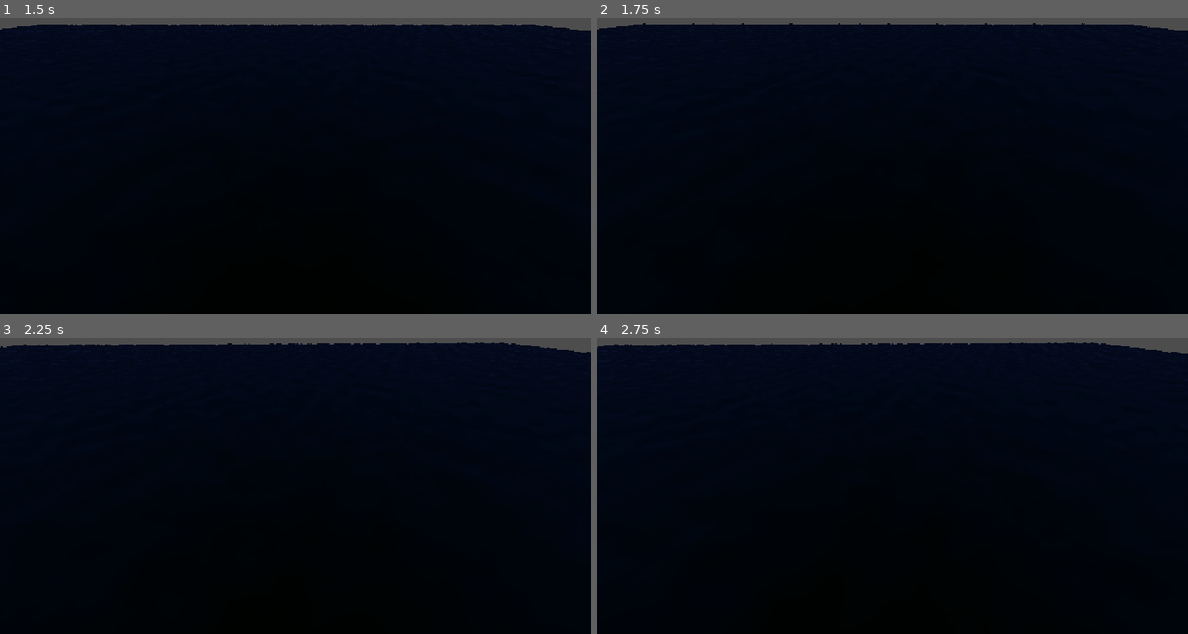
Above: before the commit, frames 1-4 (two rows, left to right).
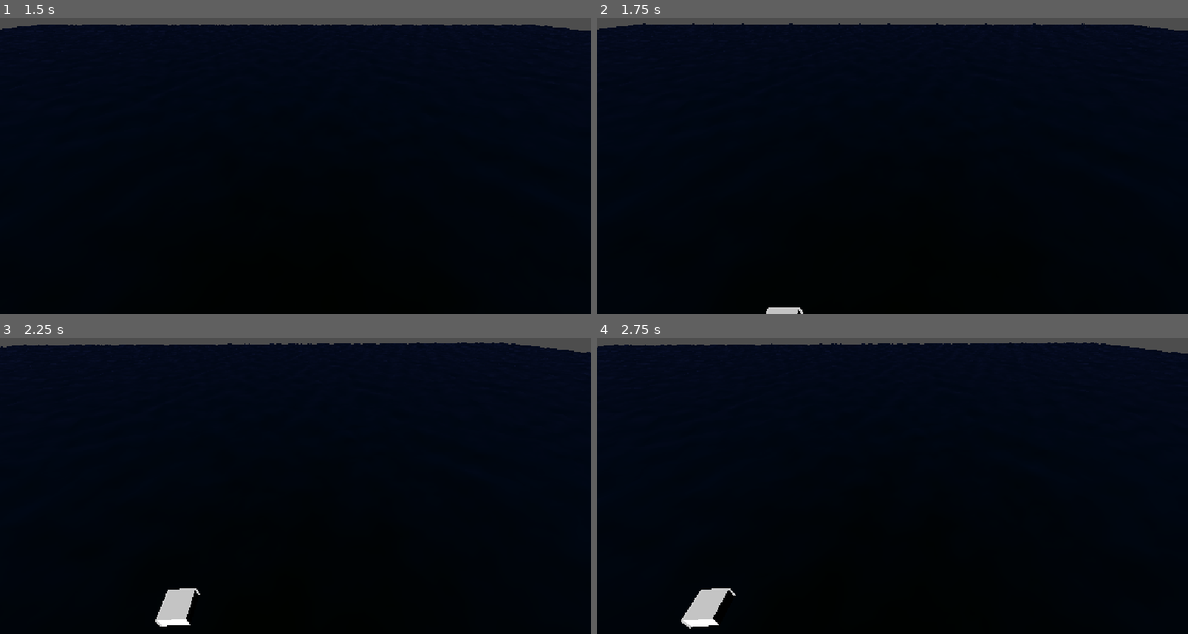
Above: after the commit, the same moments.

Repository: shotgoose/battleship
Game: Godot game, scene res://mesh_instance_3d.tscn
The game is run twice, just before and just after one commit, with the same random seed, the same clock (stepped at 60 frames per second) and the same inputs.
Inputs:
- Up to frame 1 (1.5 s): hold D (right) 0.53-1.28 s; tap E (rotate ccw) at 0.6 s; hold Down (down) from 1.28 s (still down); tap Q (rotate cw) at 1.35 s
- Up to frame 2 (1.75 s): keep holding Down (down)
- Up to frame 3 (2.25 s): release Down (down) at 2.03 s; hold D (right) from 2.03 s (still down); tap E (rotate ccw) at 2.1 s
- Up to frame 4 (2.75 s): keep holding D (right)

Frame 1 is identical in both runs. In frame 2, 0.1% of the frame differs, in the area x 28-35%, y 97-100%; in frame 3, 0.6%; in frame 4, 0.7%, in the area x 14-24%, y 84-99%.
Error after the commit: Parse Error: Cannot find member "input_ray" in base "CollisionObject3D". (res://ship_collision.gd:6)

Commit message:
Outline shader

Diff:
--- a/mesh_instance_3d.tscn
+++ b/mesh_instance_3d.tscn
@@ -2,6 +2,9 @@
 
 [ext_resource type="Shader" uid="uid://fqrxw7ri86t7" path="res://water_shader.gdshader" id="1_yvhtj"]
 [ext_resource type="Script" uid="uid://dfbuk8jt2h17a" path="res://camera_rig.gd" id="2_etjlb"]
+[ext_resource type="Script" uid="uid://do5w1w2ln60kr" path="res://ship_collision.gd" id="2_gw35f"]
+[ext_resource type="Shader" uid="uid://cg10u8q58xf10" path="res://outline_shader.gdshader" id="3_gw35f"]
+[ext_resource type="Script" uid="uid://b8akq3bbjnkur" path="res://selection_controller.gd" id="5_hbm4x"]
 
 [sub_resource type="FastNoiseLite" id="FastNoiseLite_aq2ne"]
 
@@ -29,7 +32,17 @@
 
 [sub_resource type="BoxShape3D" id="BoxShape3D_d6hw4"]
 
+[sub_resource type="ShaderMaterial" id="ShaderMaterial_hbm4x"]
+render_priority = 0
+shader = ExtResource("3_gw35f")
+shader_parameter/outline_width = 1.08400000399
+shader_parameter/outline_color = Color(0.8, 0.8, 0.8, 1)
+
+[sub_resource type="StandardMaterial3D" id="StandardMaterial3D_gw35f"]
+next_pass = SubResource("ShaderMaterial_hbm4x")
+
 [sub_resource type="BoxMesh" id="BoxMesh_7y7d4"]
+material = SubResource("StandardMaterial3D_gw35f")
 
 [node name="WaterMesh" type="MeshInstance3D" unique_id=1040135878]
 mesh = SubResource("PlaneMesh_7y7d4")
@@ -38,15 +51,15 @@
 transform = Transform3D(1, 0, 0, 0, 0.84806406, 0.5298937, 0, -0.5298937, 0.84806406, 0, 0, 0)
 
 [node name="RigidBody3D" type="RigidBody3D" parent="." unique_id=1406461982]
-transform = Transform3D(1, 0, 0, 0, 1, 0, 0, 0, 1, 0, -0.119782686, 0)
+transform = Transform3D(1, 0, 0, 0, 1, 0, 0, 0, 1, 0, 0.7156038, 0)
 physics_material_override = SubResource("PhysicsMaterial_yvhtj")
+gravity_scale = 0.0
 
 [node name="CollisionShape3D" type="CollisionShape3D" parent="RigidBody3D" unique_id=2077967570]
-transform = Transform3D(1, 0, 0, 0, 1, 0, 0, 0, 1, 0, 0.66319036, 0)
 shape = SubResource("BoxShape3D_d6hw4")
+script = ExtResource("2_gw35f")
 
 [node name="MeshInstance3D" type="MeshInstance3D" parent="RigidBody3D" unique_id=1990032901]
-transform = Transform3D(1, 0, 0, 0, 1, 0, 0, 0, 1, 0, 0.6489965, 0)
 mesh = SubResource("BoxMesh_7y7d4")
 
 [node name="CameraRig" type="Node3D" parent="." unique_id=1017615388]
@@ -55,3 +68,8 @@
 
 [node name="Camera3D" type="Camera3D" parent="CameraRig" unique_id=2085048926]
 transform = Transform3D(1, 0, 0, 0, 0.81915206, 0.57357645, 0, -0.57357645, 0.81915206, 0, 0, 0)
+
+[node name="SelectionController" type="Node" parent="." unique_id=356457935]
+script = ExtResource("5_hbm4x")
+
+[node name="UI" type="CanvasLayer" parent="." unique_id=1331578859]
--- /dev/null
+++ b/outline_shader.gdshader
@@ -0,0 +1,20 @@
+shader_type spatial;
+render_mode cull_front, unshaded;
+
+uniform float outline_width : hint_range(1, 1.5) = 1.1;
+uniform vec4 outline_color : source_color = vec4(0.8, 0.8, 0.8, 1.0);
+
+void vertex() {
+	// Called for every vertex the material is visible on.
+	VERTEX *= outline_width;
+}
+
+void fragment() {
+	// Called for every pixel the material is visible on.
+	ALBEDO = outline_color.rgb;
+}
+
+//void light() {
+//	// Called for every pixel for every light affecting the material.
+//	// Uncomment to replace the default light processing function with this one.
+//}
--- a/project.godot
+++ b/project.godot
@@ -56,6 +56,11 @@
 "events": [Object(InputEventKey,"resource_local_to_scene":false,"resource_name":"","device":-1,"window_id":0,"alt_press …(192 unchanged characters)…
 ]
 }
+select={
+"deadzone": 0.2,
+"events": [Object(InputEventMouseButton,"resource_local_to_scene":false,"resource_name":"","device":-1,"window_id":0,"alt_pressed":false,"shift_pressed":false,"ctrl_pressed":false,"meta_pressed":false,"button_mask":0,"position":Vector2(0, 0),"global_position":Vector2(0, 0),"factor":1.0,"button_index":1,"canceled":false,"pressed":false,"double_click":false,"script":null)
+]
+}
 
 [physics]
 
--- /dev/null
+++ b/selection_controller.gd
@@ -0,0 +1,11 @@
+extends Node
+
+
+# Called when the node enters the scene tree for the first time.
+func _ready() -> void:
+	pass # Replace with function body.
+
+
+# Called every frame. 'delta' is the elapsed time since the previous frame.
+func _process(delta: float) -> void:
+	pass
--- /dev/null
+++ b/ship_collision.gd
@@ -0,0 +1,12 @@
+extends CollisionShape3D
+
+
+# Called when the node enters the scene tree for the first time.
+func _ready() -> void:
+	CollisionObject3D.input_ray
+	pass # Replace with function body.
+
+
+# Called every frame. 'delta' is the elapsed time since the previous frame.
+func _process(delta: float) -> void:
+	pass
Not shown, added: outline_shader.gdshader.uid
Not shown, added: selection_controller.gd.uid
Not shown, added: ship_collision.gd.uid
